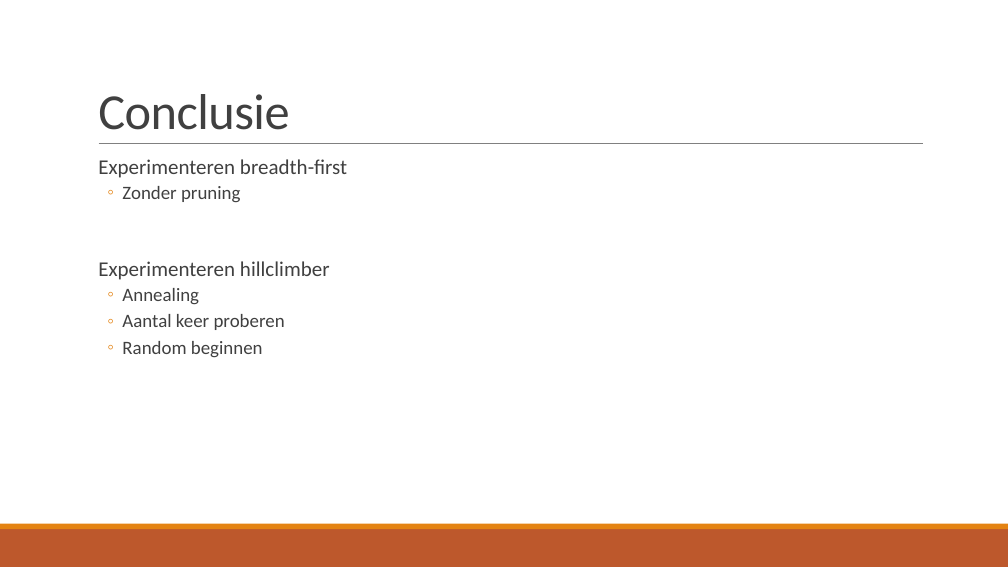
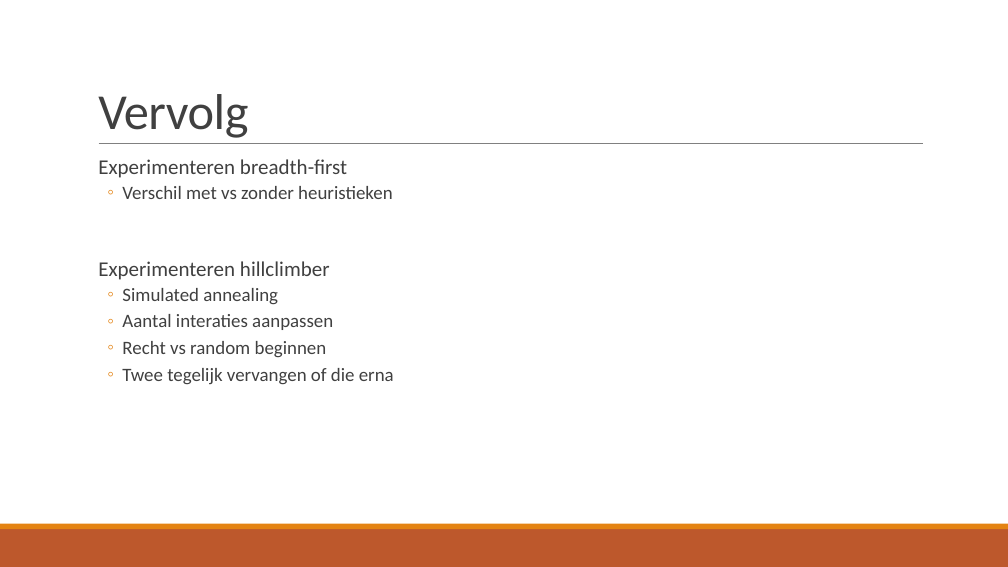
Before and after one commit to LunarLite/Proteasen, a slide deck: slide 13 of Presentations/Proteasen - week 1.pptx. Drawn at 1008x567 pixels with LibreOffice and Linux fonts; fonts in the diff are those of the drawing. Boxes give left, top, right and bottom in pixels: in the first picture for what was removed or moved away, otherwise in the second. Text is boxed around its words. In the diff, an @@ line names an element or a change of style, - is before the commit and + after.

```diff
--- a/Presentations/Proteasen - week 1.pptx
+++ b/Presentations/Proteasen - week 1.pptx
@@ title at bbox=[98, 94, 248, 138]: text changed @@
-Conclusie
+Vervolg
@@ text at bbox=[122, 186, 393, 199]: text changed @@
-  ◦ Zonder pruning
+  ◦ Verschil met vs zonder heuristieken
@@ text at bbox=[122, 288, 394, 384]: text changed @@
-  ◦ Annealing
-  ◦ Aantal keer proberen
-  ◦ Random beginnen
+  ◦ Simulated annealing
+  ◦ Aantal interaties aanpassen
+  ◦ Recht vs random beginnen
+  ◦ Twee tegelijk vervangen of die erna
```
Also in this commit, not shown: 2 other slides changed.
